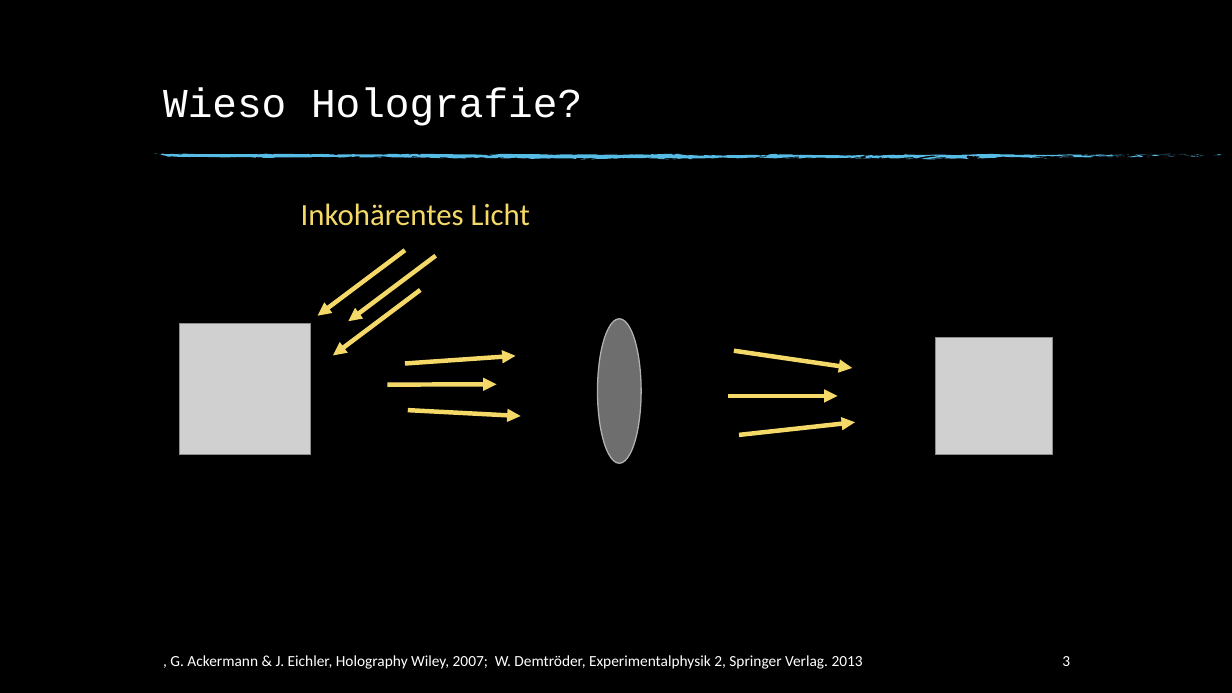
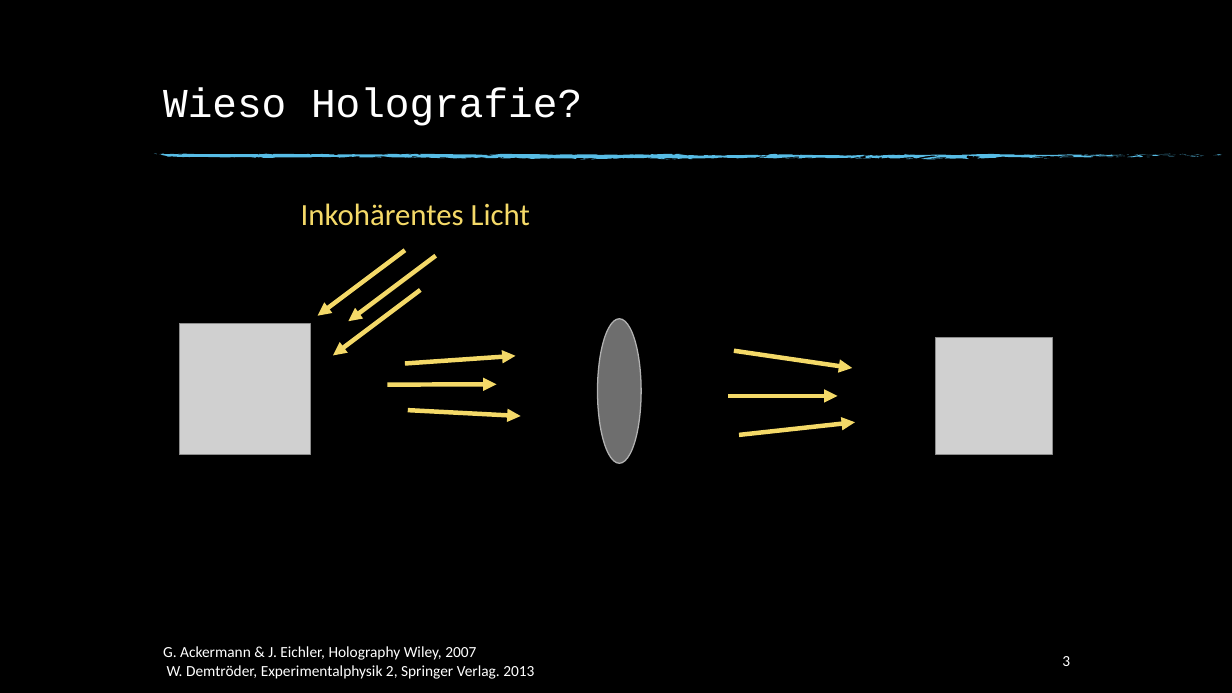
Before and after one commit to beckstev/presentations, a slide deck: slide 3 of holography/holography_presentation.pptx. Drawn at 1232x693 pixels with LibreOffice and Linux fonts; fonts in the diff are those of the drawing; grey boxes stand for pictures; background and template pictures are left out. Boxes give left, top, right and bottom in pixels: in the first picture for what was removed or moved away, otherwise in the second. Text is boxed around its words. In the diff, an @@ line names an element or a change of style, - is before the commit and + after.

```diff
--- a/holography/holography_presentation.pptx
+++ b/holography/holography_presentation.pptx
@@ text at box(163, 646, 534, 679): text changed @@
-, G. Ackermann & J. Eichler, Holography Wiley, 2007; W. Demtröder, Experimentalphysik 2, Springer Verlag. 2013
+G. Ackermann & J. Eichler, Holography Wiley, 2007
+W. Demtröder, Experimentalphysik 2, Springer Verlag. 2013
```
Also in this commit, not shown: 4 other slides changed, 7 slides added, 1 slide removed.
